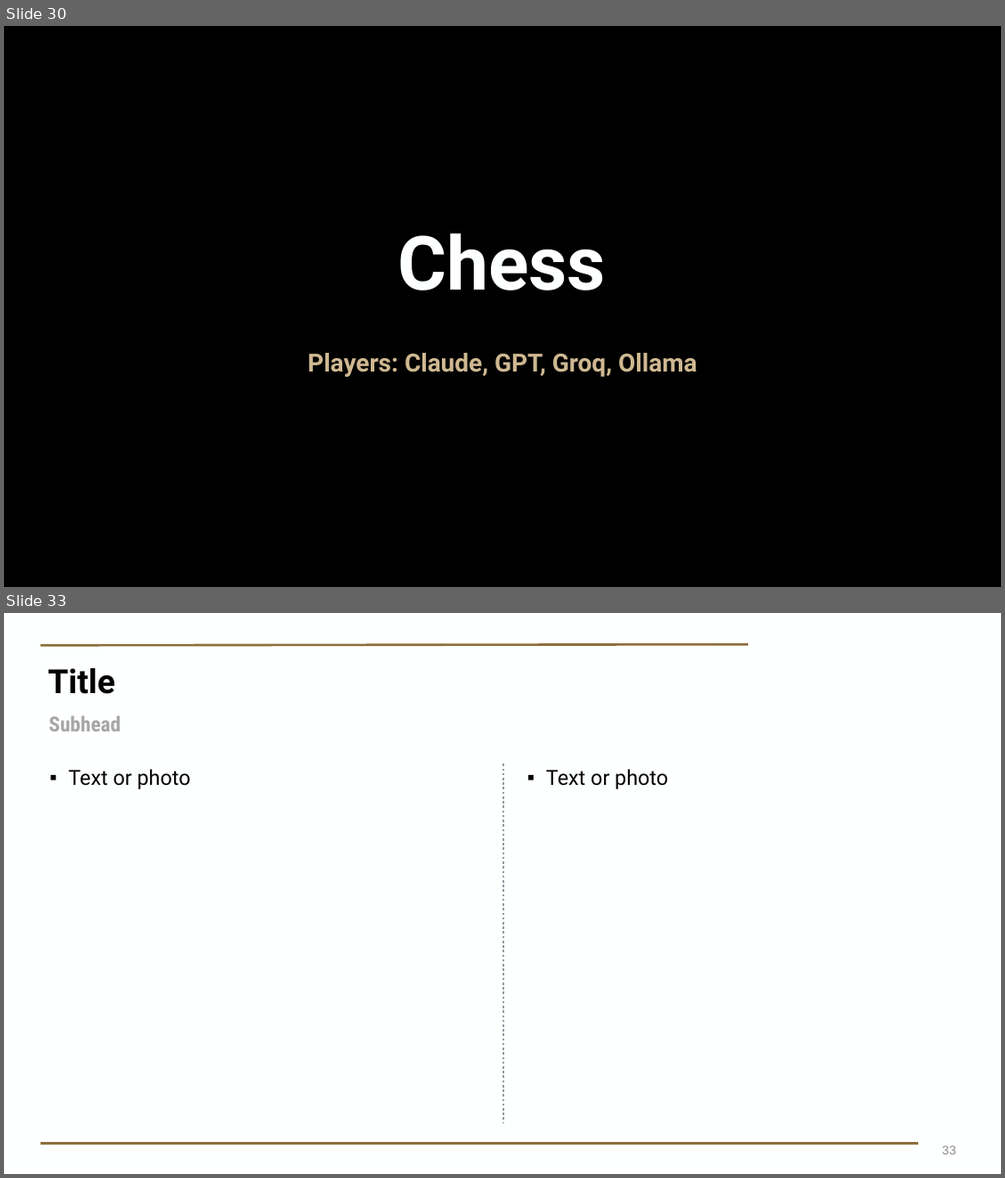
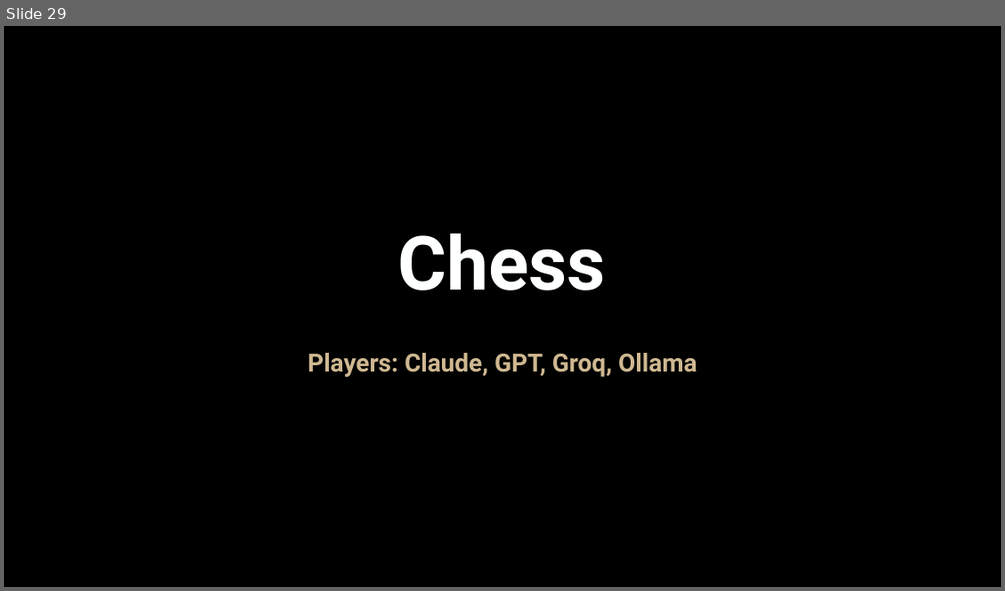
Before and after one commit to Brook-nimuit/AI_HALLUCINATION_CASCADE, a slide deck: PurdueUniversity-Presentation-Template-Widescreen-BrandFonts-2026.pptx/PurdueUniversity-Presentation-Template-Widescreen-BrandFonts-2026.pptx. Shown one above the other, each under a label of ours: slides 30 and 33 before the commit, slide 29 after it; the slides between them are not shown. The pictures are 1005x1178 and 1005x591 pixels, drawn with LibreOffice and Linux fonts; fonts in the diff are those of the drawing; background and template pictures are left out. Boxes give left, top, right and bottom in pixels: in the first picture for what was removed or moved away, otherwise in the second. Text is boxed around its words. In the diff, an @@ line names an element or a change of style, - is before the commit and + after.

```diff
--- a/PurdueUniversity-Presentation-Template-Widescreen-BrandFonts-2026.pptx/PurdueUniversity-Presentation-Template-Widescreen-BrandFonts-2026.pptx
+++ b/PurdueUniversity-Presentation-Template-Widescreen-BrandFonts-2026.pptx/PurdueUniversity-Presentation-Template-Widescreen-BrandFonts-2026.pptx
@@ slide 33 removed at (4, 613, 1001, 1174), background #FEFFFF @@
@@ line removed from (748, 644) to (40, 645) @@
@@ title removed at (48, 668, 115, 694) @@
-Title
@@ text removed at (48, 715, 121, 731) @@
-Subhead
@@ text removed at (68, 769, 191, 789) @@
-▪ Text or photo
@@ line removed from (503, 764) to (503, 1123) @@
@@ text removed at (546, 769, 668, 789) @@
-▪ Text or photo
@@ line removed from (919, 1143) to (40, 1143) @@
@@ page number removed at (942, 1145, 956, 1154) @@
-33
@@ what was slide 30 is now slide 29 @@
```
Also in this commit, not shown: 10 slides changed, 8 slides added, 23 other slides removed, 16 other files.
